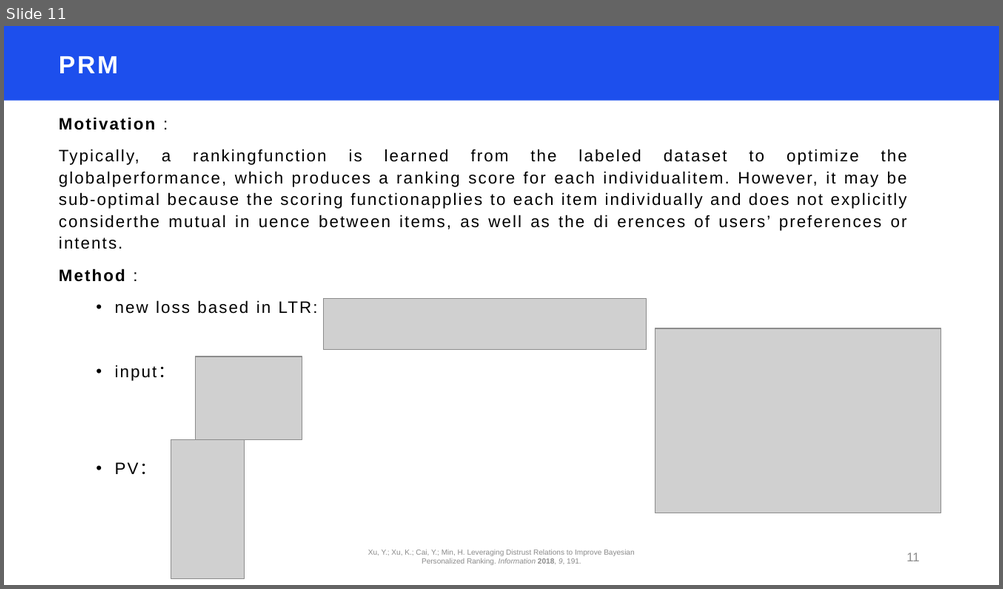
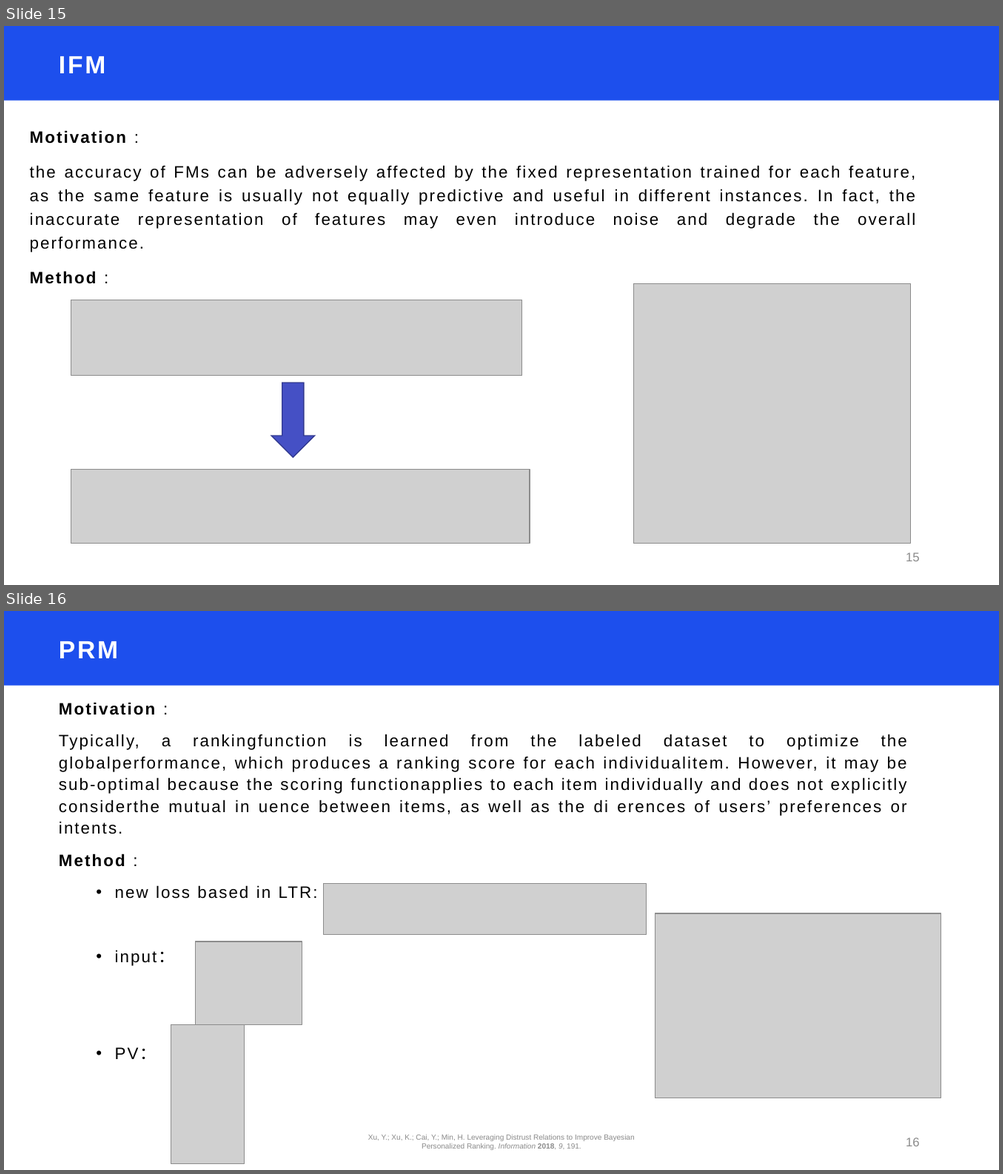
Before and after one commit to Jacky-007/master, a slide deck: 最终作业论文调研/期末展示.pptx. Shown one above the other, each under a label of ours: slide 11 before the commit, slides 15 and 16 after it. The pictures are 1003x589 and 1003x1174 pixels, drawn with LibreOffice and Linux fonts; fonts in the diff are those of the drawing; grey boxes stand for pictures. Boxes give left, top, right and bottom in pixels: in the first picture for what was removed or moved away, otherwise in the second. Text is boxed around its words. In the diff, an @@ line names an element or a change of style, - is before the commit and + after.

```diff
--- a/最终作业论文调研/期末展示.pptx
+++ b/最终作业论文调研/期末展示.pptx
@@ slide 15 added at bbox=[4, 26, 999, 585], background #FFFFFF; not listed: 1 template element that a slide beside it also shows @@
@@ title added at bbox=[59, 56, 105, 73], 24 pt, text #FFFFFF, bold @@
+IFM
@@ text added at bbox=[30, 130, 915, 284], 16 pt, text #000000 @@
+Motivation :
+the accuracy of FMs can be adversely affected by the fixed representation trained for each feature, as the same feature is usually not equally predictive and useful in different instances. In fact, the inaccurate representation of features may even introduce noise and degrade the overall performance.
+Method :
@@ picture added at bbox=[633, 284, 910, 544] @@
@@ picture added at bbox=[71, 301, 522, 377] @@
@@ down arrow added at bbox=[271, 383, 314, 457], fill #4550C5, outline #333B92 1 pt @@
@@ picture added at bbox=[71, 469, 529, 544] @@
@@ page number added at bbox=[905, 553, 919, 562], 12 pt, text #8C8C8C @@
+15
@@ what was slide 11 is now slide 16 @@
@@ page number at bbox=[905, 1138, 919, 1147]: text changed @@
-11
+16
```
Also in this commit, not shown: 2 slides changed, 6 other slides added, 13 other files.
